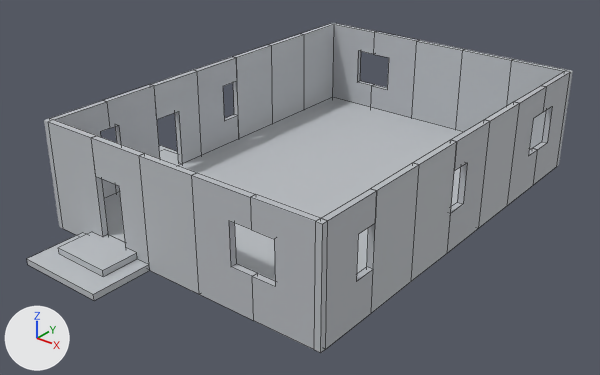
An edit to the FBX model Assets/Environment/walls-resize.fbx, drawn before and after from the same camera.
Camera for both pictures: a 50 mm lens placed at (20.22, -13.54, 12.59), pointed at (4.72, 5.83, 0.59). Every picture has the same lights, and +X, +Y and +Z are marked at lower left. Mesh edges are drawn as thin lines on the coarser meshes. Where no turn or scale is listed for an object, it has been applied to the vertices.

In view in the first picture: 'Wall_4m.000', 'Wall_4m.001', 'Wall_4m.003', 'Wall_4m.006', 'Wall_4m.010', 'Wall_4m.011', 'Wall_4m.012', 'Wall_4m.013', 'Wall_4m.014', 'Wall_4m.015', 'Wall_4m.018', 'Wall_4m.021', 'Wall_4m.022', 'Wall_4m.025', 'Wall_4m.026', 'Wall_4m.029', 'Wall_4m.031', 'Wall_4m.032'.
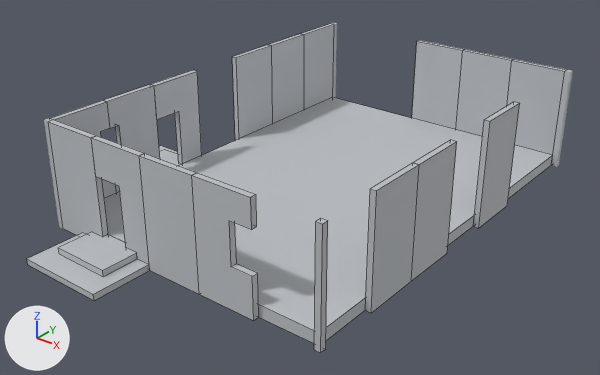
Commit message: fixing windows

What differs and where, as boxes [x1, y1, x2, y2] in the pictures (600 x 375 px):
'Wall_4m.000', moved, turned: before [322, 189, 377, 348]; after [192, 173, 259, 320]
'Wall_4m.010', deleted: before [250, 194, 320, 349]
'Wall_4m.014', deleted: before [447, 120, 490, 253]
'Wall_4m.012', deleted: before [194, 57, 239, 155]
'Wall_4m.021', deleted: before [371, 32, 418, 118]
'Wall_4m.026', deleted: before [333, 24, 377, 107]
'Wall_4m.031', deleted: before [507, 86, 546, 205]
'Wall_4m.029', deleted: before [533, 71, 570, 185]
'Wall_4m.001', unchanged, covered by the edit: before [192, 173, 257, 320]

What the commit changed:
Object 'Wall_4m.000' (ob_wall_4m_000) turns from (0, 0, 90) to (0, 0, 0) degrees about x, y and z.
Object 'Wall_4m.000' (ob_wall_4m_000) moves from (10.1, 1.0, 1.8) to (7.0, -0.1, 1.8).
Object 'Wall_4m.029' (ob_wall_4m_029) is deleted.
Object 'Wall_4m.014' (ob_wall_4m_014) is deleted.
Object 'Wall_4m.026' (ob_wall_4m_026) is deleted.
Object 'Wall_4m.031' (ob_wall_4m_031) is deleted.
Object 'Wall_4m.010' (ob_wall_4m_010) is deleted.
Object 'Wall_4m.012' (ob_wall_4m_012) is deleted.
Object 'Wall_4m.021' (ob_wall_4m_021) is deleted.
